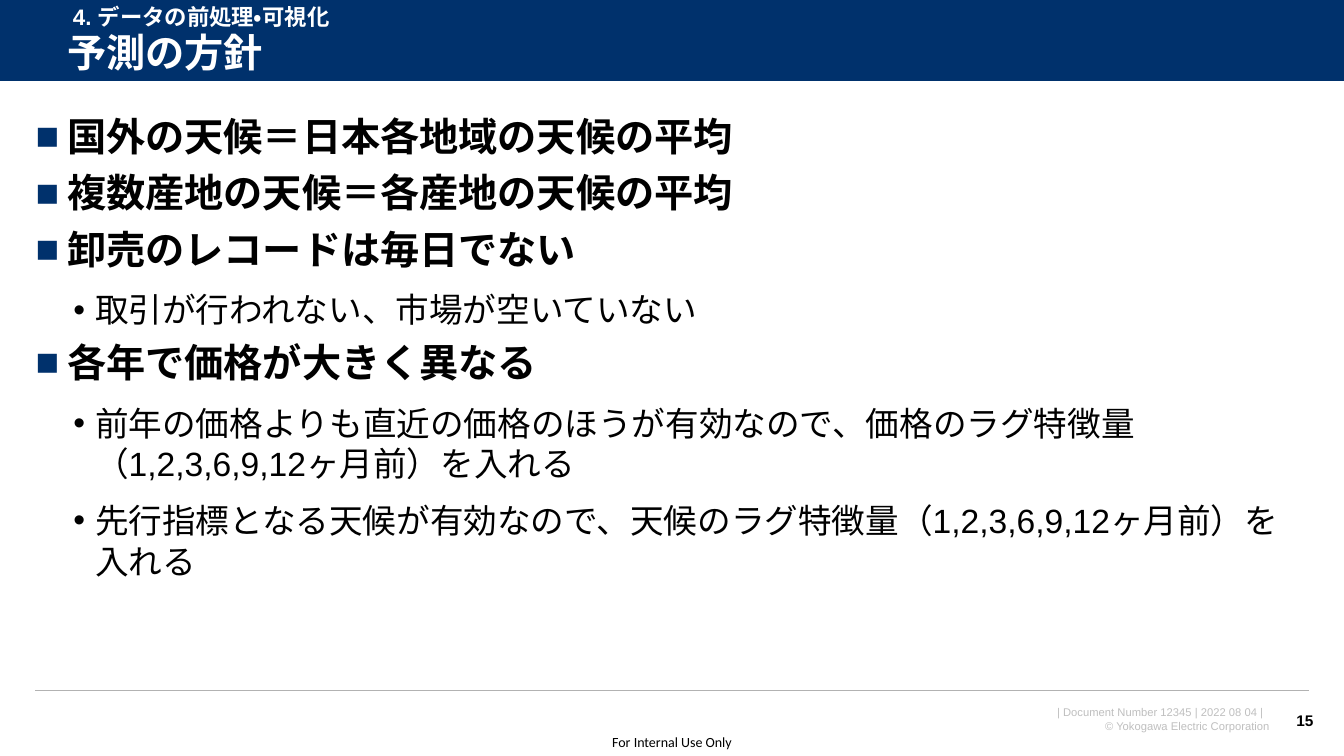
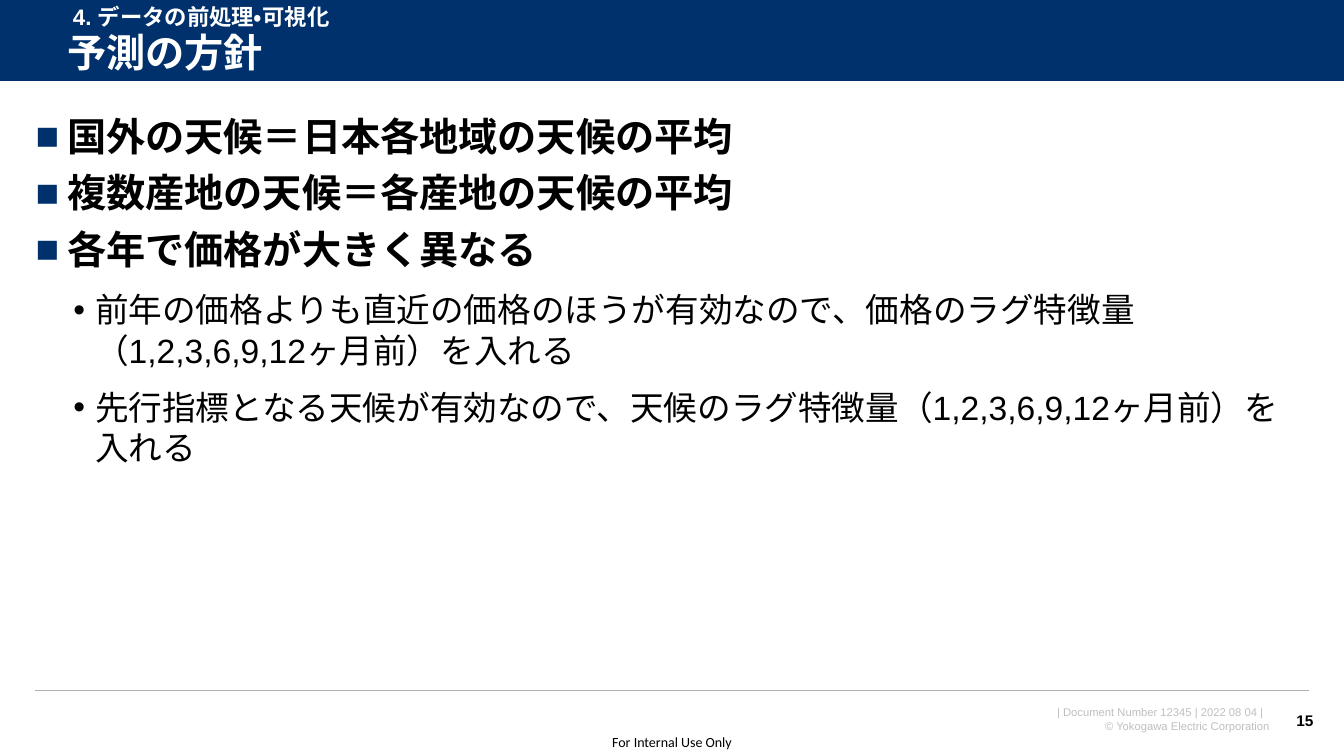
Before and after one commit to watarukumagai-git/opt, a slide deck: slide 15 of MMW/20220804_MMW_kumagai_rev.0.pptx. Drawn at 1344x756 pixels with LibreOffice and Linux fonts; fonts in the diff are those of the drawing; background and template pictures are left out. Boxes give left, top, right and bottom in pixels: in the first picture for what was removed or moved away, otherwise in the second. Text is boxed around its words. In the diff, an @@ line names an element or a change of style, - is before the commit and + after.

```diff
--- a/MMW/20220804_MMW_kumagai_rev.0.pptx
+++ b/MMW/20220804_MMW_kumagai_rev.0.pptx
@@ text at (x1=67, y1=230, x2=697, y2=325): paragraphs removed @@
-■ 卸売のレコードは毎日でない
-  • 取引が行われない、市場が空いていない
```
Also in this commit, not shown: 1 other slide changed, 4 slides added.
